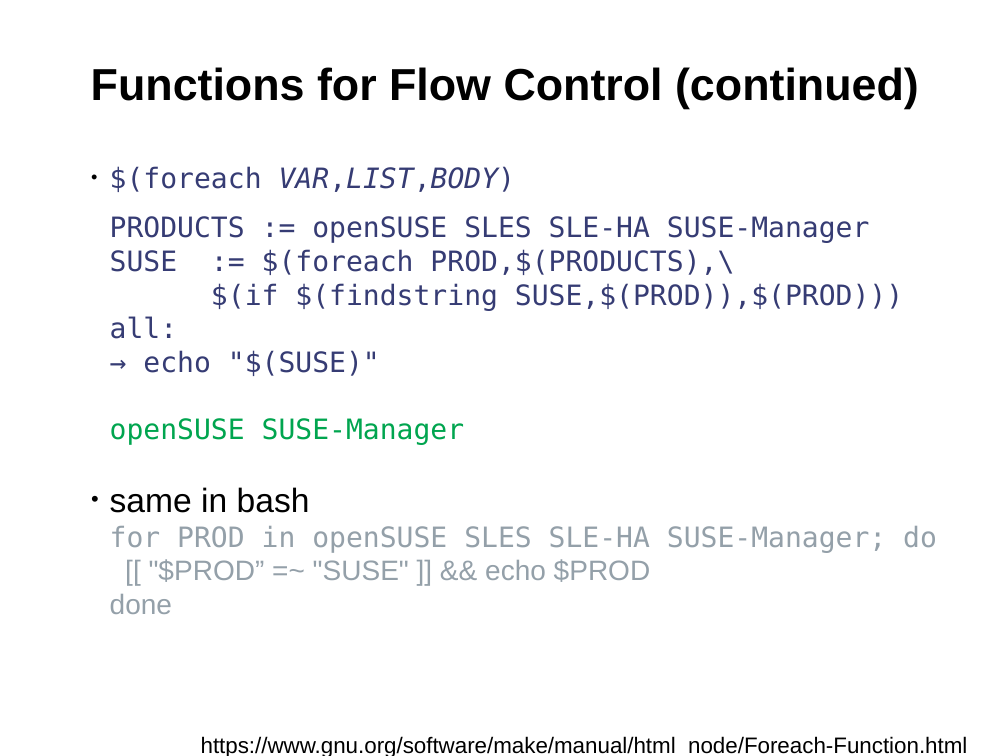
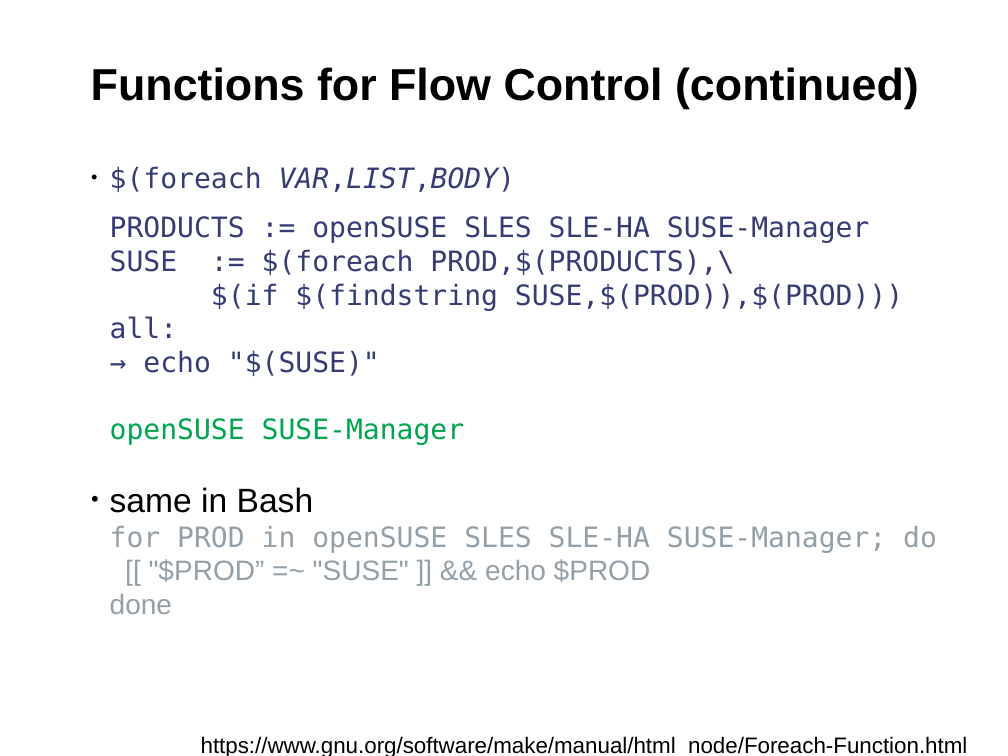
Before and after one commit to fsundermeyer/GNU_make_workshop, a slide deck: slide 34 of Presentation_GNU_make_workshop.odp. Drawn at 1008x756 pixels with LibreOffice and Linux fonts; fonts in the diff are those of the drawing; background and template pictures are left out. Boxes give left, top, right and bottom in pixels: in the first picture for what was removed or moved away, otherwise in the second. Text is boxed around its words. In the diff, an @@ line names an element or a change of style, - is before the commit and + after.

```diff
--- a/Presentation_GNU_make_workshop.odp
+++ b/Presentation_GNU_make_workshop.odp
@@ text at (x1=110, y1=487, x2=314, y2=513): text changed @@
-• same in bash
+• same in Bash
```
Also in this commit, not shown: 9 other slides changed, 2 slides added.
